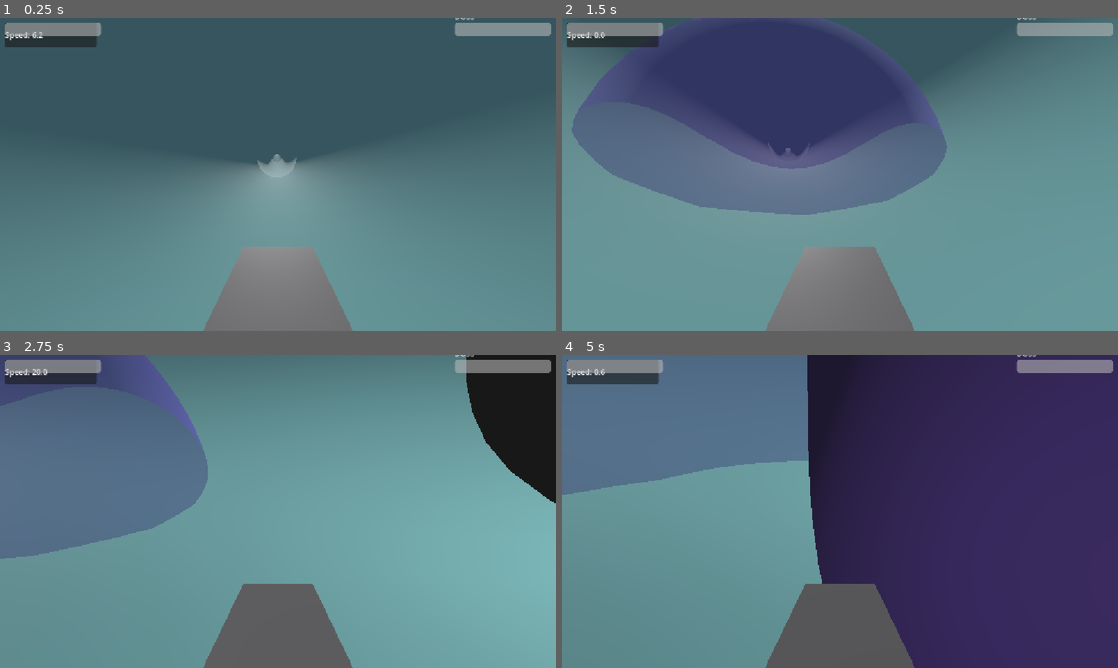
Above: before the commit, frames 1-4 (two rows, left to right).
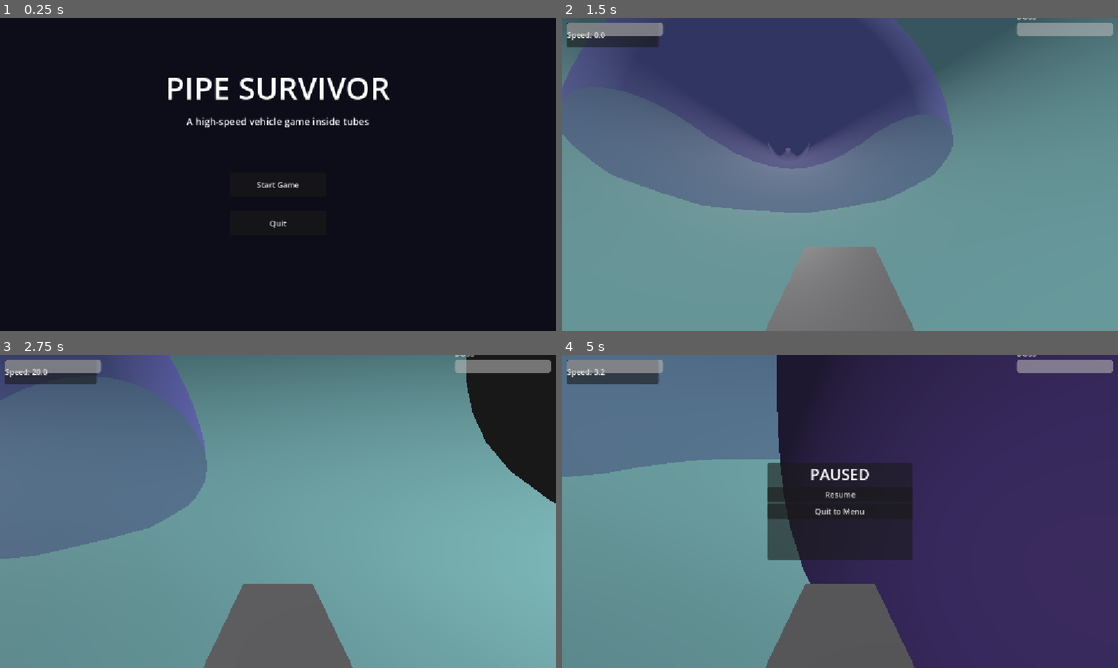
Above: after the commit, the same moments.

Repository: eternaldensity/pipe-survivor
Game: Godot game, scene res://MainMenu.tscn
Same seed, same stepped clock (60 frames per second), same inputs: the game is played once before the commit and once after it. Before the commit the project starts from res://main.tscn.
Inputs (mouse positions are in pixels of both pictures, inside the frame that each line leads up to):
- Up to frame 1 (0.25 s): no input
- Up to frame 2 (1.5 s): click (840, 183) at 0.5 s, where only the run after the commit has a clickable "Start Game"; tap Enter (ui_accept) at 1.25 s; hold Right (ui_right) from 1.28 s (still down); hold R from 1.28 s (still down)
- Up to frame 3 (2.75 s): tap Enter (ui_accept) at 1.52, 2.27 s; release Right (ui_right) at 2.03 s; release R at 2.03 s; hold Down (ui_down) from 2.03 s (still down); tap 1 at 2.1 s
- Up to frame 4 (5 s): release Down (ui_down) at 2.78 s; hold Right (ui_right) 2.78-3.53 s; hold 2 2.78-3.53 s; hold Up (ui_up) 3.53-4.28 s; tap 3 at 3.6 s; tap Enter (ui_accept) at 3.77, 4.52 s; hold Left (ui_left) from 4.28 s (still down); hold R from 4.28 s (still down); tap Escape (ui_cancel) at 4.9 s

The runs differ from the first frame. In frame 1, 100% of the frame differs, in the area x 0-100%, y 0-100%; in frame 2, 3.5%; in frame 3, 0.9%; in frame 4, 10%.

Commit message:
Phase 7: main menu, pause, audio manager, export settings

Diff:
--- /dev/null
+++ b/MainMenu.tscn
@@ -0,0 +1,12 @@
+[gd_scene format=3 uid="uid://mainmenu001"]
+
+[ext_resource type="Script" path="res://main_menu.gd" id="1_mm"]
+
+[node name="MainMenu" type="Control"]
+layout_mode = 3
+anchors_preset = 15
+anchor_right = 1.0
+anchor_bottom = 1.0
+grow_horizontal = 2
+grow_vertical = 2
+script = ExtResource("1_mm")
--- /dev/null
+++ b/PauseMenu.tscn
@@ -0,0 +1,7 @@
+[gd_scene format=3 uid="uid://pausemenu001"]
+
+[ext_resource type="Script" path="res://pause_menu.gd" id="1_pm"]
+
+[node name="PauseMenu" type="CanvasLayer"]
+script = ExtResource("1_pm")
+process_mode = 3
--- /dev/null
+++ b/audio_manager.gd
@@ -0,0 +1,35 @@
+# audio_manager.gd  (Phase 7 — basic audio)
+class_name AudioManager
+extends Node
+
+var engine_player: AudioStreamPlayer = null
+var collision_player: AudioStreamPlayer = null
+var spell_player: AudioStreamPlayer = null
+
+func _ready() -> void:
+	# Engine sound (continuous, pitch varies with speed).
+	engine_player = AudioStreamPlayer.new()
+	engine_player.volume_db = -10.0
+	add_child(engine_player)
+
+	# Collision sound.
+	collision_player = AudioStreamPlayer.new()
+	collision_player.volume_db = -5.0
+	add_child(collision_player)
+
+	# Spell cast sound.
+	spell_player = AudioStreamPlayer.new()
+	spell_player.volume_db = -5.0
+	add_child(spell_player)
+
+func play_engine(speed: float) -> void:
+	if engine_player and engine_player.playing:
+		engine_player.pitch_scale = 1.0 + speed * 0.02
+
+func play_collision() -> void:
+	if collision_player:
+		collision_player.play()
+
+func play_spell() -> void:
+	if spell_player:
+		spell_player.play()
--- a/main.gd
+++ b/main.gd
@@ -95,3 +95,11 @@
 	# Phase 6/7: Game HUD.
 	var hud = load("res://GameHUD.tscn").instantiate()
 	add_child(hud)
+
+	# Phase 7: Audio manager.
+	var audio = AudioManager.new()
+	add_child(audio)
+
+	# Phase 7: Pause menu.
+	var pause_menu = load("res://PauseMenu.tscn").instantiate()
+	add_child(pause_menu)
--- /dev/null
+++ b/main_menu.gd
@@ -0,0 +1,71 @@
+# main_menu.gd  (Phase 7 — vertical slice)
+class_name MainMenu
+extends Control
+
+func _ready() -> void:
+	# Full-screen dark background.
+	var bg := ColorRect.new()
+	bg.color = Color(0.05, 0.05, 0.1, 1.0)
+	bg.set_anchors_preset(Control.PRESET_FULL_RECT)
+	add_child(bg)
+
+	# Title.
+	var title := Label.new()
+	title.text = "PIPE SURVIVOR"
+	title.horizontal_alignment = HORIZONTAL_ALIGNMENT_CENTER
+	title.vertical_alignment = VERTICAL_ALIGNMENT_CENTER
+	title.add_theme_font_size_override("font_size", 64)
+	title.position = Vector2(0, 100)
+	title.size = Vector2(800, 80)
+	title.set_anchors_preset(Control.PRESET_CENTER_TOP)
+	title.offset_left = -400
+	title.offset_top = 100
+	title.offset_right = 400
+	title.offset_bottom = 180
+	add_child(title)
+
+	# Subtitle.
+	var subtitle := Label.new()
+	subtitle.text = "A high-speed vehicle game inside tubes"
+	subtitle.horizontal_alignment = HORIZONTAL_ALIGNMENT_CENTER
+	subtitle.add_theme_font_size_override("font_size", 20)
+	subtitle.position = Vector2(0, 200)
+	subtitle.size = Vector2(800, 40)
+	subtitle.set_anchors_preset(Control.PRESET_CENTER_TOP)
+	subtitle.offset_left = -400
+	subtitle.offset_top = 200
+	subtitle.offset_right = 400
+	subtitle.offset_bottom = 240
+	add_child(subtitle)
+
+	# Start button.
+	var start_btn := Button.new()
+	start_btn.text = "Start Game"
+	start_btn.position = Vector2(0, 320)
+	start_btn.size = Vector2(200, 50)
+	start_btn.set_anchors_preset(Control.PRESET_CENTER_TOP)
+	start_btn.offset_left = -100
+	start_btn.offset_top = 320
+	start_btn.offset_right = 100
+	start_btn.offset_bottom = 370
+	start_btn.pressed.connect(_on_start_pressed)
+	add_child(start_btn)
+
+	# Quit button.
+	var quit_btn := Button.new()
+	quit_btn.text = "Quit"
+	quit_btn.position = Vector2(0, 400)
+	quit_btn.size = Vector2(200, 50)
+	quit_btn.set_anchors_preset(Control.PRESET_CENTER_TOP)
+	quit_btn.offset_left = -100
+	quit_btn.offset_top = 400
+	quit_btn.offset_right = 100
+	quit_btn.offset_bottom = 450
+	quit_btn.pressed.connect(_on_quit_pressed)
+	add_child(quit_btn)
+
+func _on_start_pressed() -> void:
+	get_tree().change_scene_to_file("res://main.tscn")
+
+func _on_quit_pressed() -> void:
+	get_tree().quit()
--- /dev/null
+++ b/pause_menu.gd
@@ -0,0 +1,51 @@
+# pause_menu.gd  (Phase 7)
+class_name PauseMenu
+extends CanvasLayer
+
+var _paused: bool = false
+var _panel: PanelContainer = null
+
+func _ready() -> void:
+	_panel = PanelContainer.new()
+	_panel.visible = false
+	_panel.set_anchors_preset(Control.PRESET_CENTER)
+	_panel.offset_left = -150
+	_panel.offset_top = -100
+	_panel.offset_right = 150
+	_panel.offset_bottom = 100
+	add_child(_panel)
+
+	var vbox := VBoxContainer.new()
+	_panel.add_child(vbox)
+
+	var title := Label.new()
+	title.text = "PAUSED"
+	title.horizontal_alignment = HORIZONTAL_ALIGNMENT_CENTER
+	title.add_theme_font_size_override("font_size", 32)
+	vbox.add_child(title)
+
+	var resume_btn := Button.new()
+	resume_btn.text = "Resume"
+	resume_btn.pressed.connect(_on_resume)
+	vbox.add_child(resume_btn)
+
+	var quit_btn := Button.new()
+	quit_btn.text = "Quit to Menu"
+	quit_btn.pressed.connect(_on_quit)
+	vbox.add_child(quit_btn)
+
+func _unhandled_input(event: InputEvent) -> void:
+	if event.is_action_pressed("ui_cancel"):
+		_toggle_pause()
+
+func _toggle_pause() -> void:
+	_paused = not _paused
+	_panel.visible = _paused
+	get_tree().paused = _paused
+
+func _on_resume() -> void:
+	_toggle_pause()
+
+func _on_quit() -> void:
+	get_tree().paused = false
+	get_tree().change_scene_to_file("res://MainMenu.tscn")
--- a/project.godot
+++ b/project.godot
@@ -11,7 +11,7 @@
 [application]
 
 config/name="Pipe Survivor"
-run/main_scene="uid://byekx5o2ywg87"
+run/main_scene="uid://mainmenu001"
 config/features=PackedStringArray("4.7", "Forward Plus")
 config/icon="res://icon.svg"
 
Not shown, added: audio_manager.gd.uid
Not shown, added: main_menu.gd.uid
Not shown, added: pause_menu.gd.uid
